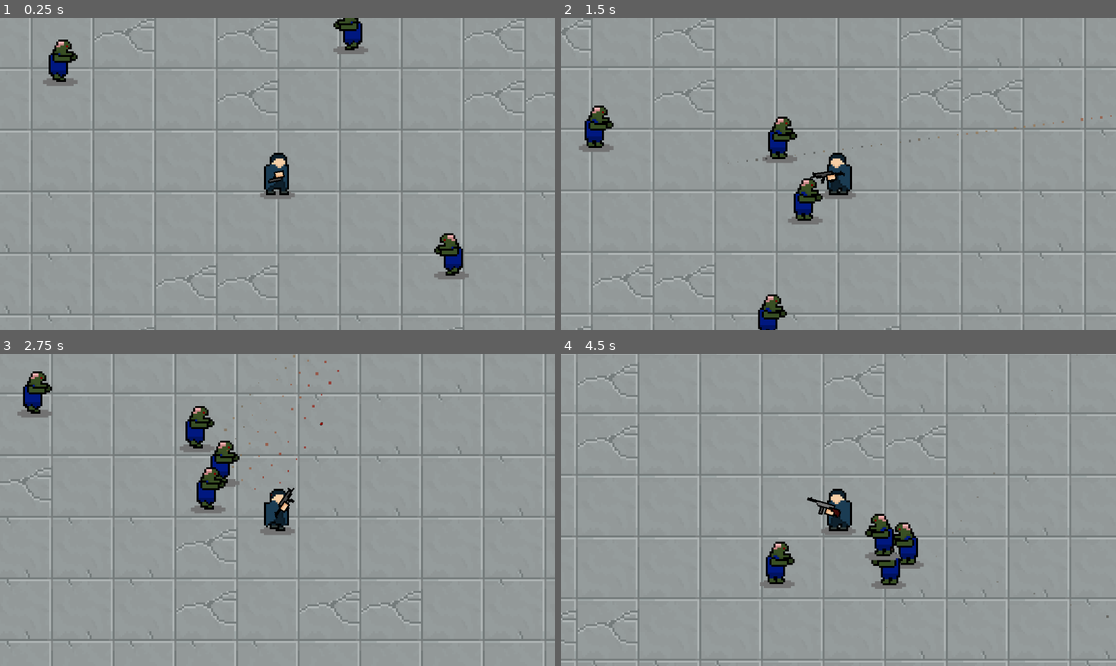
Above: before the commit, frames 1-4 (two rows, left to right).
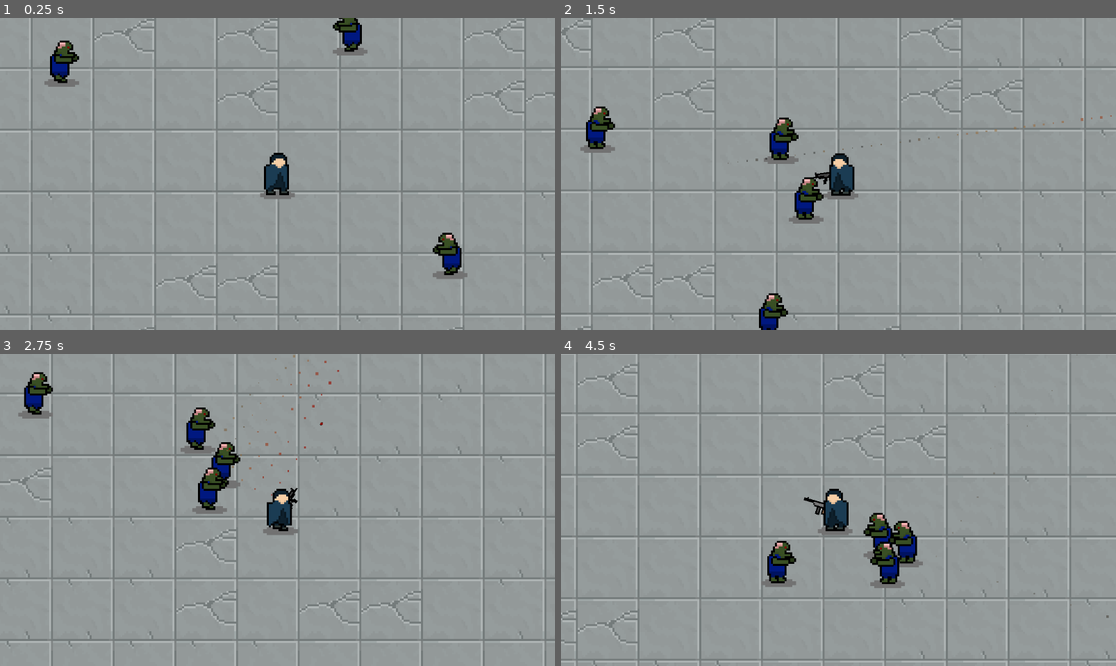
Above: after the commit, the same moments.

Repository: userbooi/Daydream-Toronto
Game: Godot game, scene res://Scenes/main.tscn
Same seed, same stepped clock (60 frames per second), same inputs: the game is played once before the commit and once after it.
Inputs (mouse positions are in pixels of both pictures, inside the frame that each line leads up to):
- Up to frame 1 (0.25 s): no input
- Up to frame 2 (1.5 s): move the mouse to (960, 158) at 0.52 s; press the mouse at (960, 158) at 0.53 s; hold D (right) 0.53-1.28 s; move the mouse to (727, 189) at 1.27 s; release the mouse at (727, 189) at 1.28 s; hold S (down) from 1.28 s (still down); tap 1 (switch_weapon) at 1.35 s
- Up to frame 3 (2.75 s): move the mouse to (333, 441) at 2.02 s; release S (down) at 2.03 s; press the mouse at (333, 441) at 2.03 s; hold D (right) from 2.03 s (still down)
- Up to frame 4 (4.5 s): move the mouse to (810, 572) at 2.77 s; release D (right) at 2.78 s; release the mouse at (810, 572) at 2.78 s; hold W (up) 2.78-3.53 s; tap 1 (switch_weapon) at 2.85, 4.35 s; move the mouse to (1005, 556) at 3.52 s; press the mouse at (1005, 556) at 3.53 s; hold A (left) from 3.53 s (still down); move the mouse to (672, 463) at 4.27 s; release the mouse at (672, 463) at 4.28 s

The runs differ from the first frame. In frame 1, 0.9% of the frame differs, in the area x 7-85%, y 0-84%; in frame 2, 1.6%; in frame 3, 1.6%; in frame 4, 1.8%, in the area x 35-66%, y 43-76%.

Commit message:
add partial y-sorting

Diff:
--- a/Scenes/main.tscn
+++ b/Scenes/main.tscn
@@ -672,8 +672,10 @@
 friction = 0.0
 
 [node name="Main" type="Node2D"]
+y_sort_enabled = true
 
 [node name="buildings" type="TileMapLayer" parent="."]
+z_index = -1
 scale = Vector2(2, 2)
 tile_map_data = PackedByteArray("AAD+////BAAAAAAAAAD+/wAABAAAAAAAAAD+/wEABQAAAAAAAAD/////BAAAAAAAAAD//wAABAAAAAAAAAD//w …(15840 unchanged characters)…
 tile_set = SubResource("TileSet_4axwg")
--- a/Scenes/player.tscn
+++ b/Scenes/player.tscn
@@ -44,7 +44,14 @@
 radius = 7.0
 height = 34.0
 
+[sub_resource type="Curve2D" id="Curve2D_t1xr5"]
+_data = {
+"points": PackedVector2Array(0, 0, 0, 0, -308, -204, 0, 0, 0, 0, 313, -202, 0, 0, 0, 0, 315, 171, 0, 0, 0, 0, -307, 169, 0, 0, 0, 0, -309, -202)
+}
+point_count = 5
+
 [node name="Player" type="RigidBody2D"]
+y_sort_enabled = true
 collision_mask = 6
 mass = 5.0
 gravity_scale = 0.0
@@ -55,6 +62,7 @@
 friction = 800.0
 
 [node name="AnimatedSprite2D" type="AnimatedSprite2D" parent="."]
+y_sort_enabled = true
 position = Vector2(0, -19)
 scale = Vector2(2, 2)
 sprite_frames = SubResource("SpriteFrames_g6t0i")
@@ -75,3 +83,6 @@
 [node name="guns" parent="." instance=ExtResource("8_n14a5")]
 position = Vector2(5, -19)
 scale = Vector2(1.5, 1.5)
+
+[node name="zombieSpawn" type="Path2D" parent="."]
+curve = SubResource("Curve2D_t1xr5")
--- a/Scenes/zombie.tscn
+++ b/Scenes/zombie.tscn
@@ -46,6 +46,7 @@
 radius = 120.017
 
 [node name="Zombie" type="RigidBody2D"]
+y_sort_enabled = true
 collision_layer = 2
 collision_mask = 7
 gravity_scale = 0.0
@@ -55,6 +56,7 @@
 offset_magnitude_range = 50.0
 
 [node name="AnimatedSprite2D" type="AnimatedSprite2D" parent="."]
+y_sort_enabled = true
 position = Vector2(0, -17)
 scale = Vector2(2, 2)
 sprite_frames = SubResource("SpriteFrames_wet8x")
Not shown: 1 places in Scenes/main.tscn that only renumber resources
Not shown: 1 places in Scenes/player.tscn that only renumber resources
Not shown: 1 places in Scenes/zombie.tscn that only renumber resources
